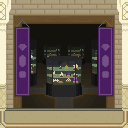
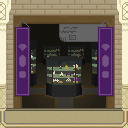
Before/after of a 128 × 128 layered artwork. What changed in the layer stack:
added layer "Layer 10" above "Layer 1" over (59, 24, 106, 42)
